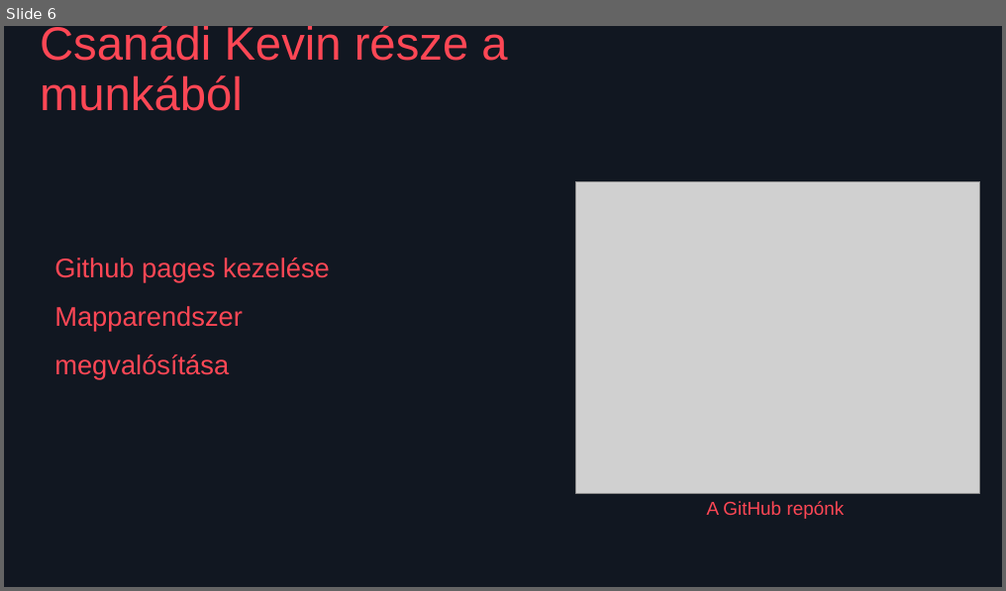
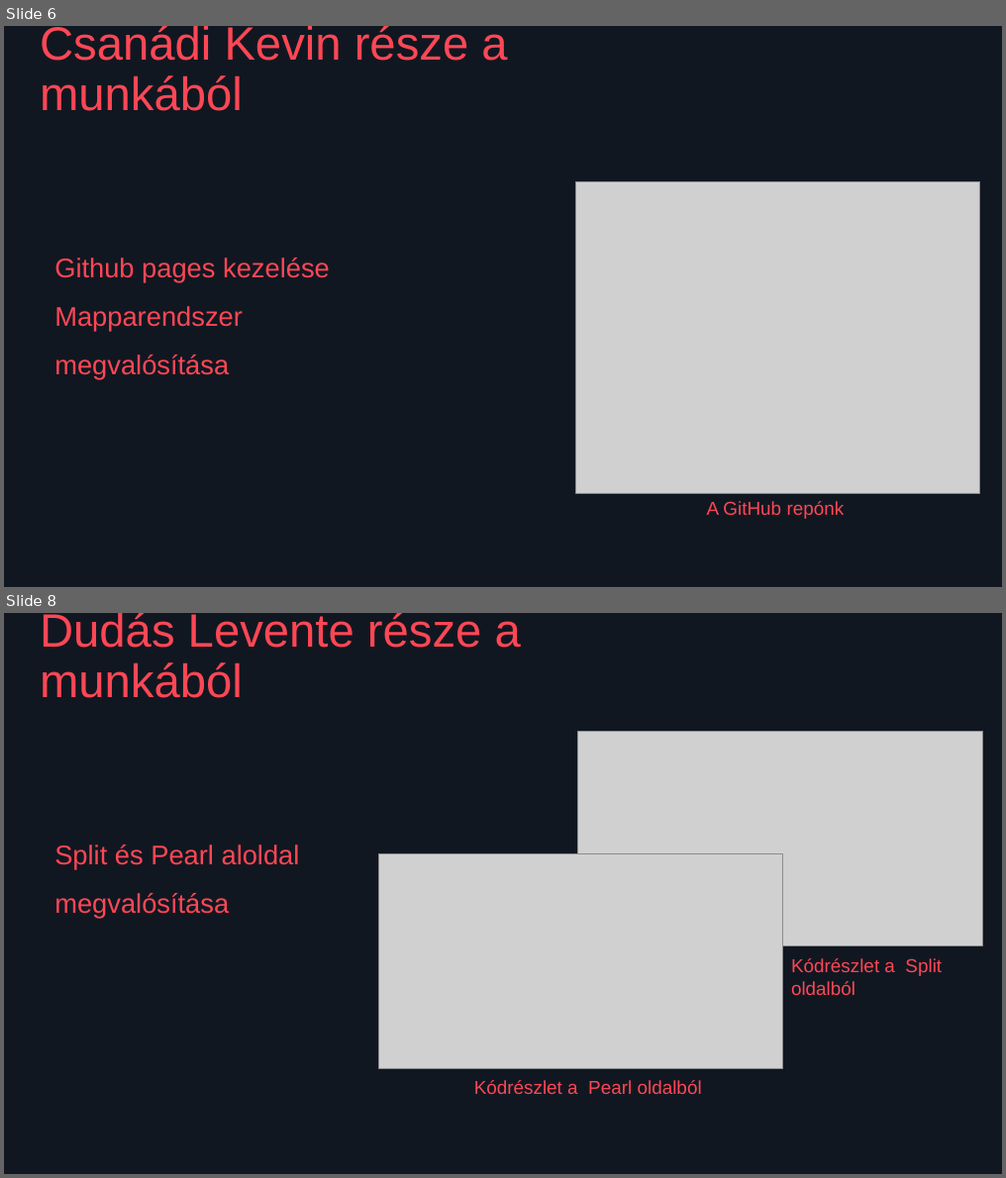
Before and after one commit to Kewkew00/Holy_project, a slide deck: VALORANT útmutató.pptx. Shown one above the other, each under a label of ours: slide 6 before the commit, slides 6 and 8 after it; the slides between them are not shown. The pictures are 1006x591 and 1006x1178 pixels, drawn with LibreOffice and Linux fonts; fonts in the diff are those of the drawing; grey boxes stand for pictures. Boxes give left, top, right and bottom in pixels: in the first picture for what was removed or moved away, otherwise in the second. Text is boxed around its words. In the diff, an @@ line names an element or a change of style, - is before the commit and + after.

Commit message:
PPT folytatása, a részem hozzáadása

```diff
--- a/VALORANT útmutató.pptx
+++ b/VALORANT útmutató.pptx
@@ slide 8 added at bbox=[4, 613, 1002, 1174], background #111721 @@
@@ text added at bbox=[40, 613, 521, 698], 45 pt, text #FE4755 @@
+Dudás Levente része a munkából
@@ picture added at bbox=[578, 731, 982, 947] @@
@@ text added at bbox=[54, 845, 300, 918], 26 pt, text #FE4755 @@
+Split és Pearl aloldal
+megvalósítása
@@ picture added at bbox=[378, 854, 782, 1069] @@
@@ text added at bbox=[791, 959, 942, 995], 18 pt, text #FE4755 @@
+Kódrészlet a Split oldalból
@@ text added at bbox=[474, 1080, 702, 1094], 18 pt, text #FE4755 @@
+Kódrészlet a Pearl oldalból
```
Also in this commit, not shown: 1 other slide added.
